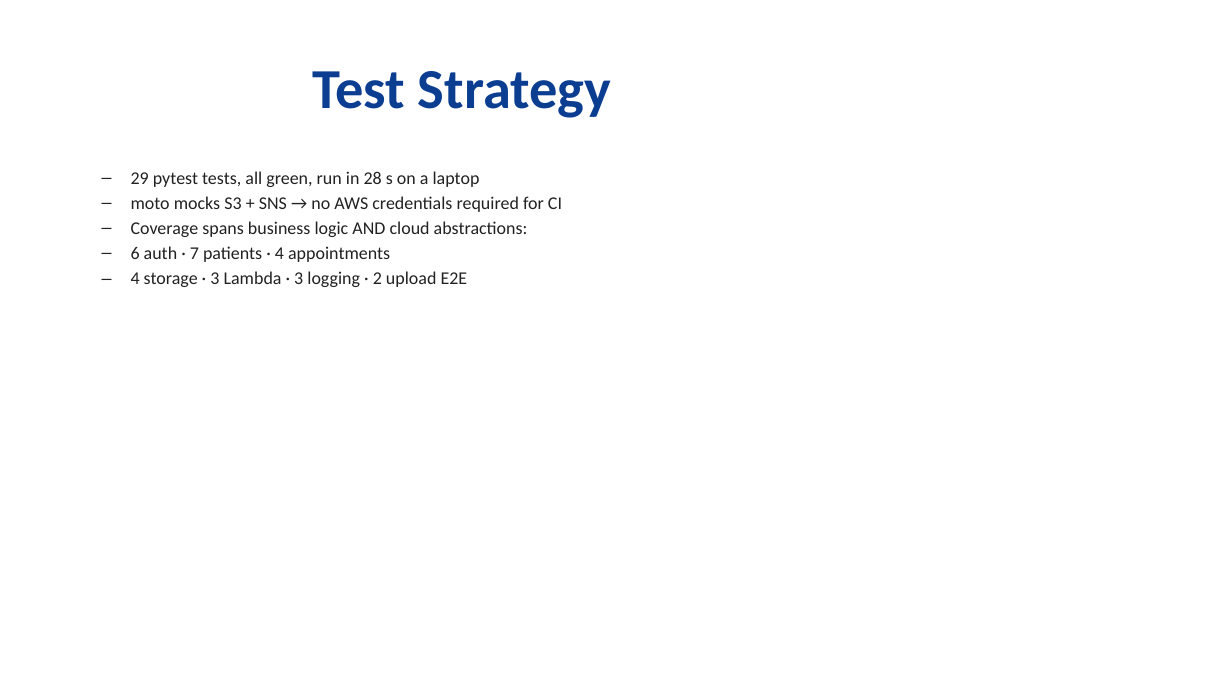
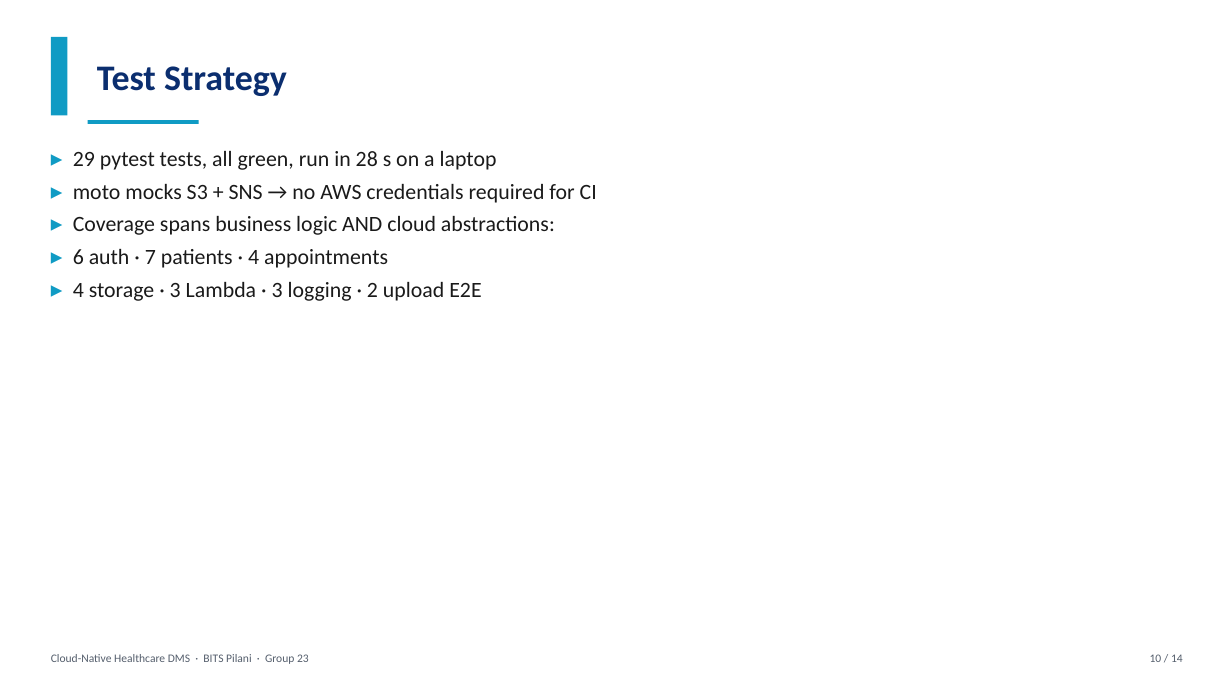
Before and after one commit to avanishpsingh/cloud-health-dms, a slide deck: slide 10 of report/CC_Project_PPT_Group23.pptx. Drawn at 1232x693 pixels with LibreOffice and Linux fonts; fonts in the diff are those of the drawing. Boxes give left, top, right and bottom in pixels: in the first picture for what was removed or moved away, otherwise in the second. Text is boxed around its words. In the diff, an @@ line names an element or a change of style, - is before the commit and + after.

```diff
--- a/report/CC_Project_PPT_Group23.pptx
+++ b/report/CC_Project_PPT_Group23.pptx
@@ rectangle added at box(51, 37, 67, 116), fill #109BC4 @@
@@ text "Test Strategy": place and size @@
-text "Test Strategy" at box(312, 71, 611, 118)
+text "Test Strategy" at box(97, 66, 287, 96)
@@ text "Test Strategy" at box(97, 66, 287, 96): size 44 to 28 pt, text colour #0B3D91 to #0B2E6F; alignment centre to left @@
@@ rectangle added at box(88, 120, 199, 124), fill #109BC4 @@
@@ text at box(73, 151, 597, 301): text changed; size 14 to 17 pt; text colour #222222 to #1A1A1A @@
-  – 29 pytest tests, all green, run in 28 s on a laptop
-  – moto mocks S3 + SNS → no AWS credentials required for CI
-  – Coverage spans business logic AND cloud abstractions:
-  – 6 auth · 7 patients · 4 appointments
-  – 4 storage · 3 Lambda · 3 logging · 2 upload E2E
+▸ 29 pytest tests, all green, run in 28 s on a laptop
+▸ moto mocks S3 + SNS → no AWS credentials required for CI
+▸ Coverage spans business logic AND cloud abstractions:
+▸ 6 auth · 7 patients · 4 appointments
+▸ 4 storage · 3 Lambda · 3 logging · 2 upload E2E
@@ text added at box(51, 654, 309, 664), 9 pt, text #555F6D @@
+Cloud-Native Healthcare DMS · BITS Pilani · Group 23
@@ text added at box(1150, 654, 1183, 662), 9 pt, text #555F6D @@
+10 / 14
```
Also in this commit, not shown: 11 other slides changed, 2 slides added, 2 slides removed, 1 other file.
